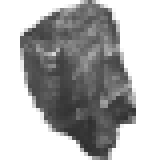
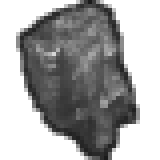
Before/after of a 160px x 160px layered artwork. What changed in the layer stack:
added layer "outline" above "Pasted Layer" over [left=16, top=0, right=140, bottom=160]
